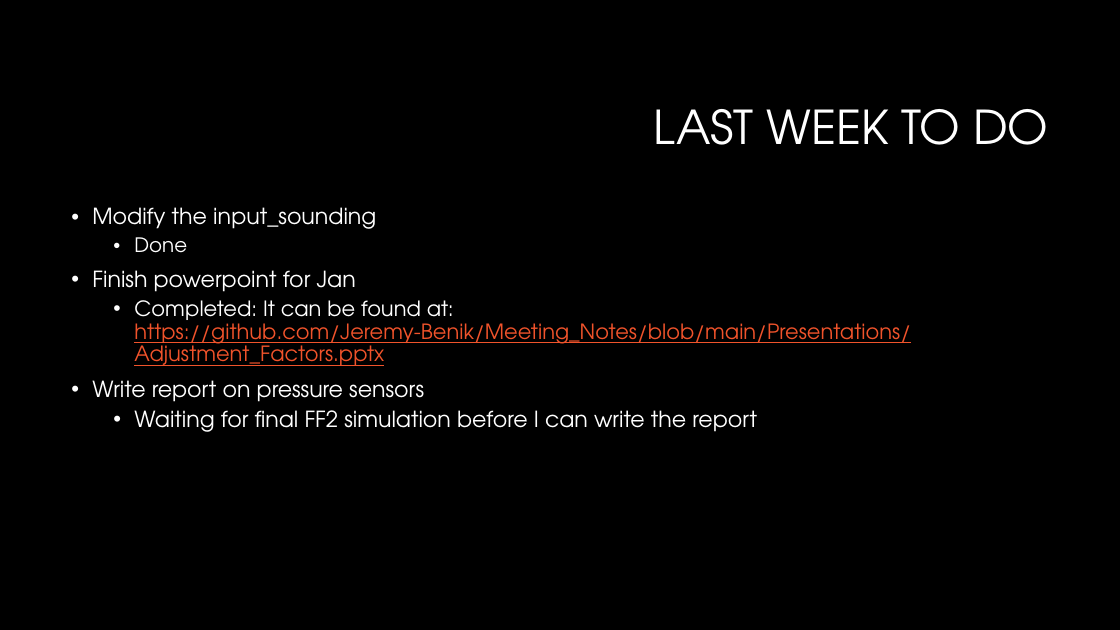
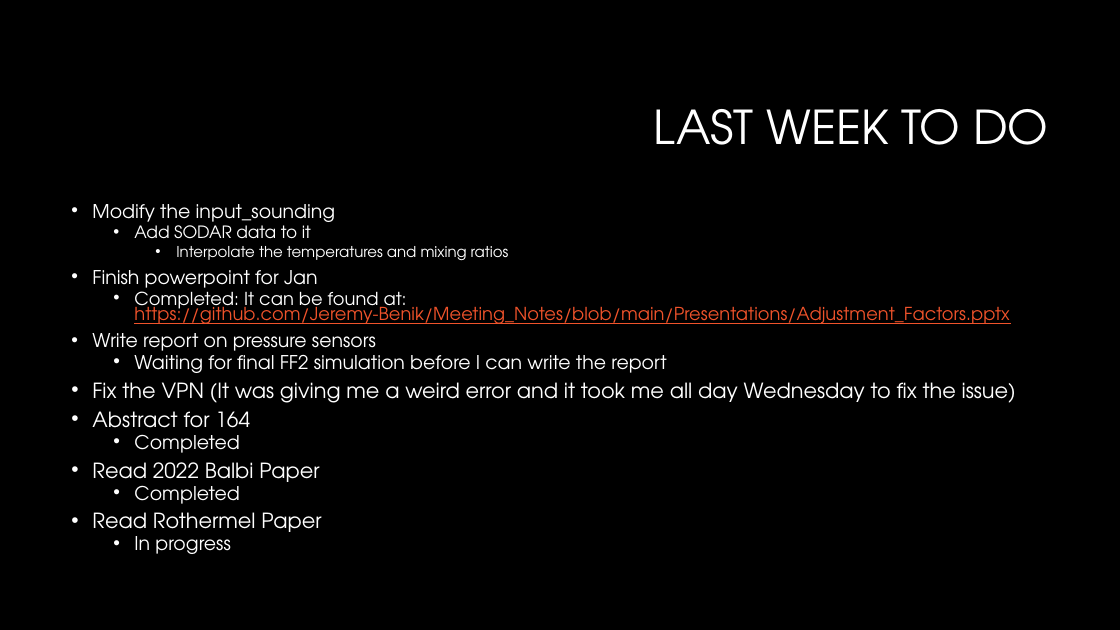
Before and after one commit to Jeremy-Benik/Meeting_Notes, a slide deck: slide 2 of 09022022_Presentation.pptx. Drawn at 1120x630 pixels with LibreOffice and Linux fonts; fonts in the diff are those of the drawing; background and template pictures are left out. Boxes give left, top, right and bottom in pixels: in the first picture for what was removed or moved away, otherwise in the second. Text is boxed around its words. In the diff, an @@ line names an element or a change of style, - is before the commit and + after.

Commit message:
Updating powerpoint

```diff
--- a/09022022_Presentation.pptx
+++ b/09022022_Presentation.pptx
@@ text at box(92, 204, 1009, 373): size 19 to 16.1 pt in "Modify the input_sounding", "Finish powerpoint for Jan", "Write report on pressure sensors", "Waiting for final FF2 simulation before I ..."; size 18 to 15.3 pt in "Completed: It can be found at: https://github.com/Jeremy-Ben ..."; line spacing 0.9 to 0.7 @@
@@ text at box(134, 220, 509, 261): text changed; size 17 to 12.8 pt @@
-  • Done
+  • Add SODAR data to it
+    • Interpolate the temperatures and mixing ratios
@@ text at box(92, 382, 1016, 554): paragraphs added @@
+• Fix the VPN (It was giving me a weird error and it took me all day Wednesday to fix the issue)
+• Abstract for 164
+  • Completed
+• Read 2022 Balbi Paper
+  • Completed
+• Read Rothermel Paper
+  • In progress
```
Also in this commit, not shown: 5 slides added, 1 slide removed.
